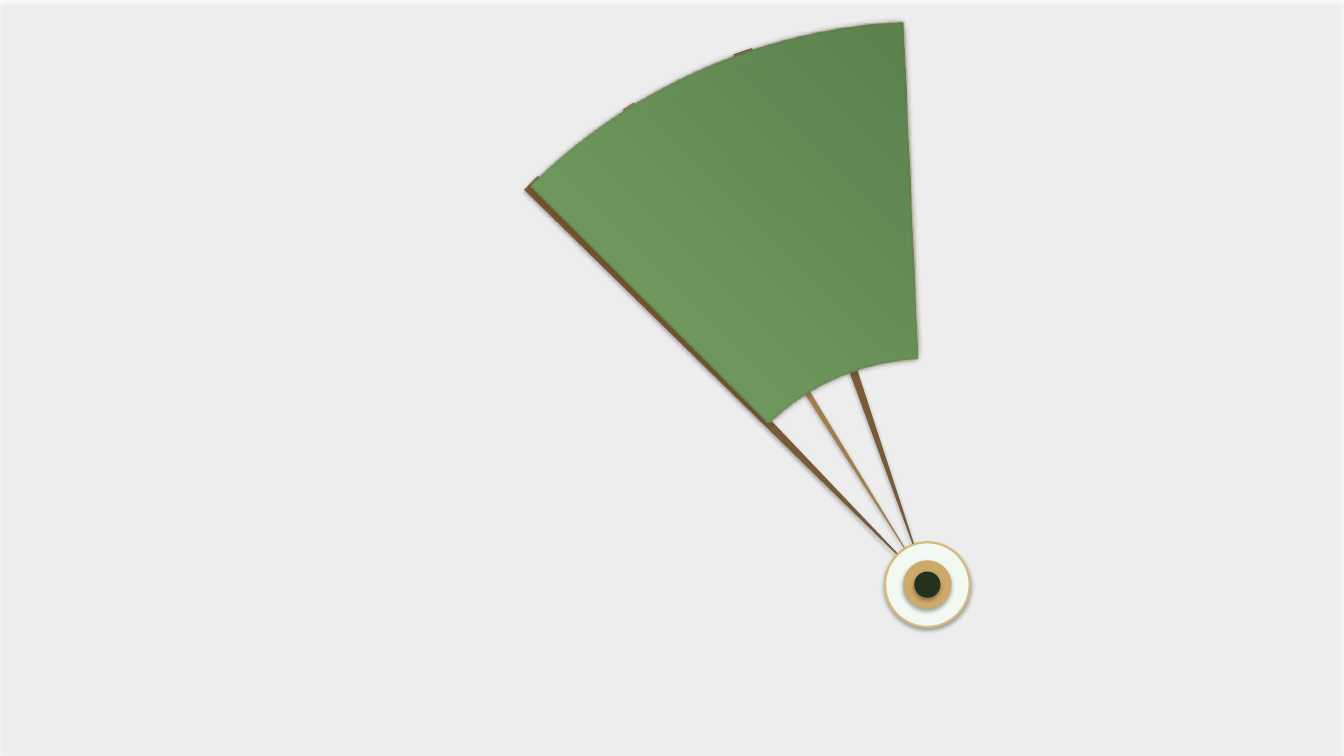
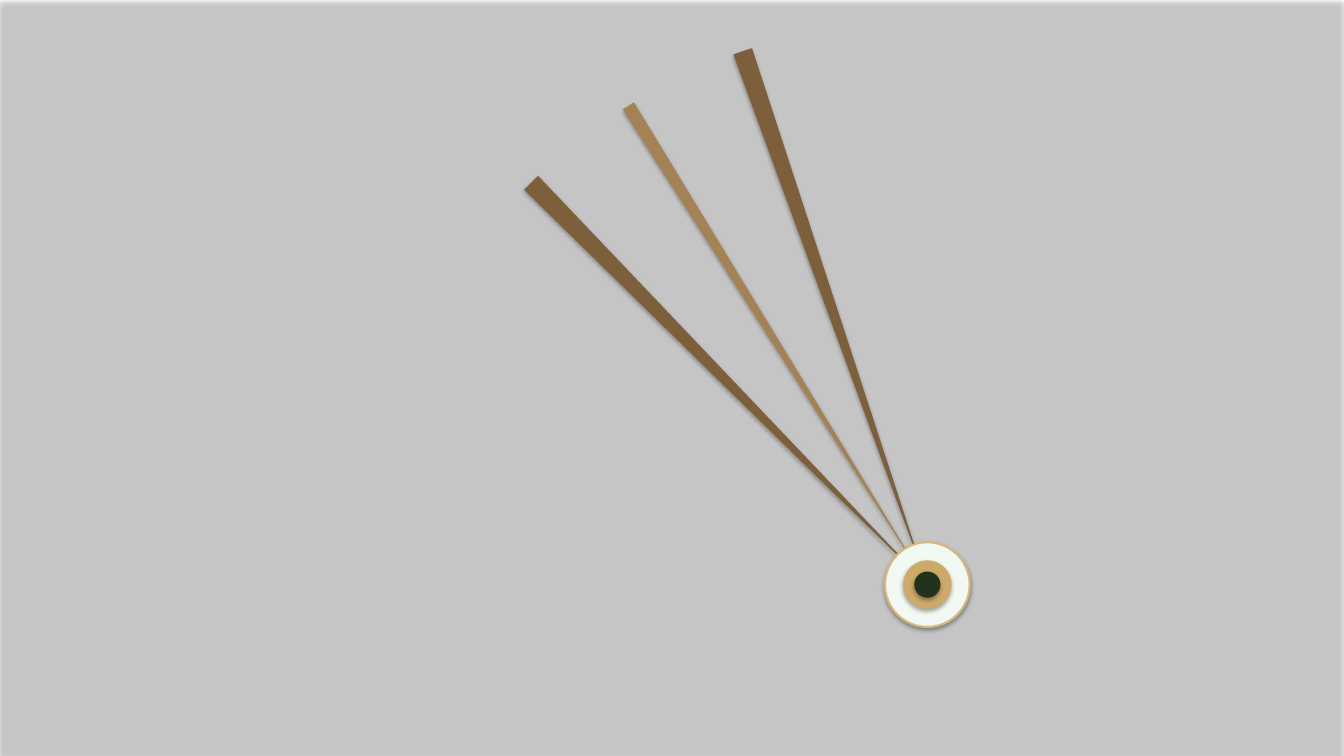
Before and after one commit to mo9652962-ai/second-brain, a slide deck: slide 1 of knowledge/Productivity/Fan_Native_Master.pptx. Drawn at 1344x756 pixels with LibreOffice and Linux fonts; fonts in the diff are those of the drawing; background and template pictures are left out. Boxes give left, top, right and bottom in pixels: in the first picture for what was removed or moved away, otherwise in the second. Text is boxed around its words. In the diff, an @@ line names an element or a change of style, - is before the commit and + after.

```diff
--- a/knowledge/Productivity/Fan_Native_Master.pptx
+++ b/knowledge/Productivity/Fan_Native_Master.pptx
@@ rectangle at box(0, 0, 1344, 756): fill #FFFFFF at 26% opacity to #FFFFFF at 35% opacity @@
@@ pie slice (boxed as its full ellipse) at box(129, 0, 1344, 756): fill #785A37 to #7D5F3C @@
@@ arch (boxed as its full ring) removed at box(129, 0, 1344, 756) @@
@@ arch (boxed as its full ring) removed at box(129, 0, 1344, 756) @@
@@ arch (boxed as its full ring) removed at box(129, 0, 1344, 756) @@
@@ arch (boxed as its full ring) removed at box(129, 0, 1344, 756) @@
@@ arch (boxed as its full ring) removed at box(129, 0, 1344, 756) @@
@@ arch (boxed as its full ring) removed at box(129, 0, 1344, 756) @@
@@ pie slice (boxed as its full ellipse) at box(147, 0, 1344, 756): fill #A07D4B to #A58255 @@
@@ pie slice (boxed as its full ellipse) at box(203, 0, 1344, 756): fill #785A37 to #7D5F3C @@
```
Also in this commit, not shown: 1 other slide changed, 3 other files.
